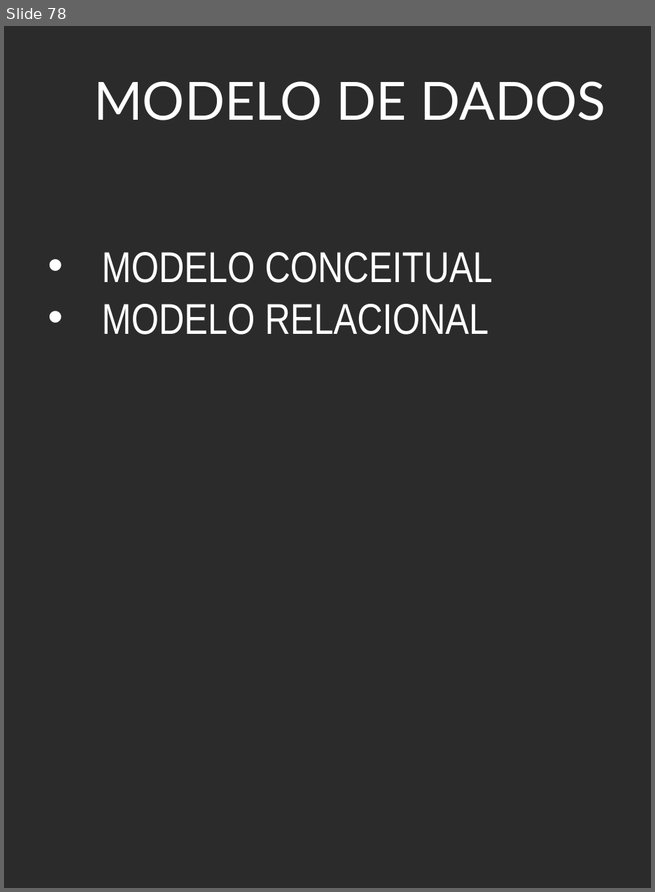
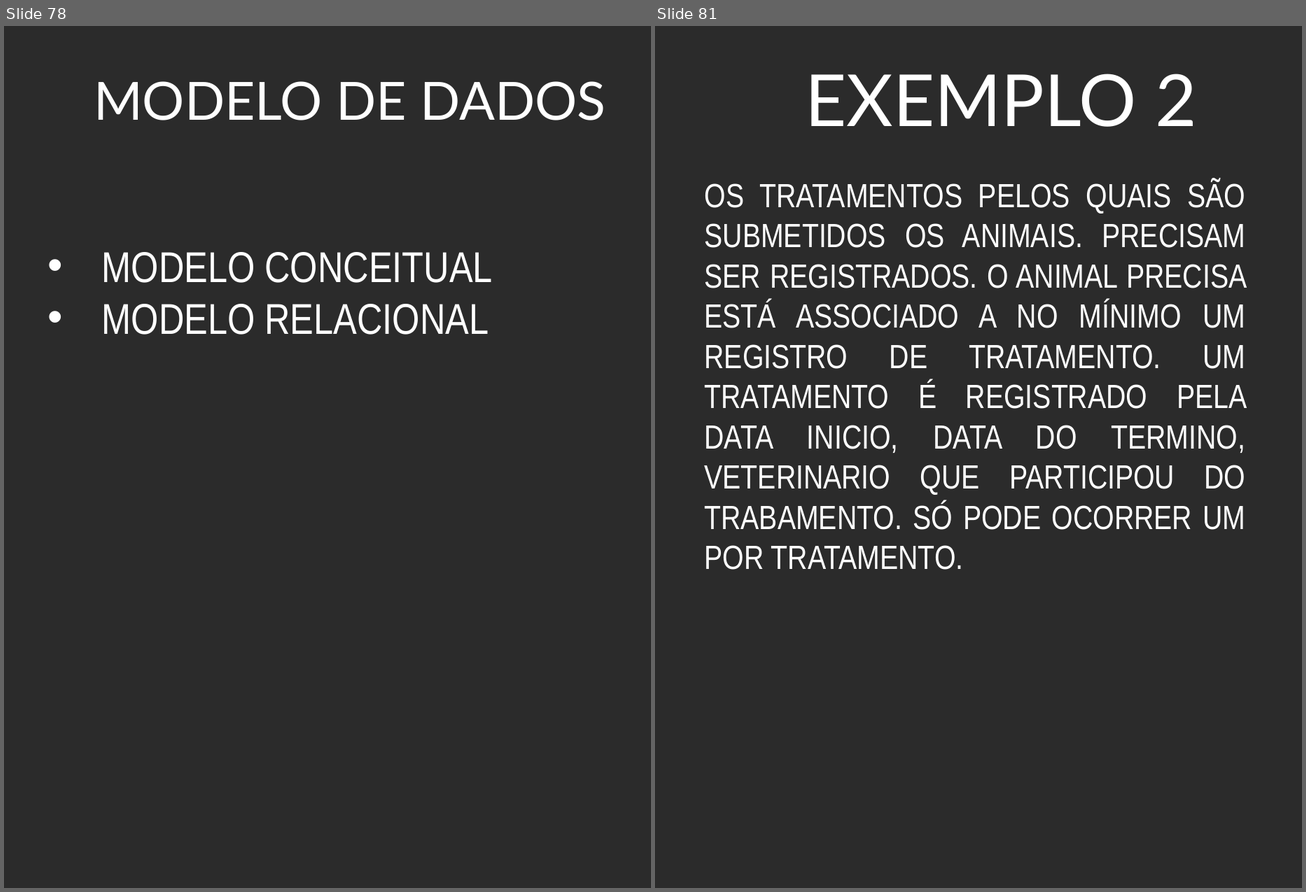
Before and after one commit to adilsonlopesoracle/BancodeDados_Gracas, a slide deck: BANCO DE DADOS_Atualizado.pptx. Shown side by side, each under a label of ours: slide 78 before the commit, slides 78 and 81 after it; the slides between them are not shown. The pictures are 655x892 and 1306x892 pixels, drawn with LibreOffice and Linux fonts; fonts in the diff are those of the drawing; background and template pictures are left out; a plain dark background stands for a picture behind light text. Boxes give left, top, right and bottom in pixels: in the first picture for what was removed or moved away, otherwise in the second. Text is boxed around its words. In the diff, an @@ line names an element or a change of style, - is before the commit and + after.

```diff
--- a/BANCO DE DADOS_Atualizado.pptx
+++ b/BANCO DE DADOS_Atualizado.pptx
@@ slide 81 added at (655, 26, 1302, 888), background picture (left out) @@
@@ title added at (805, 74, 1197, 127), 60 pt, text #FFFFFF @@
+EXEMPLO 2
@@ text added at (705, 180, 1247, 570), 28 pt, text #FFFFFF @@
+OS TRATAMENTOS PELOS QUAIS SÃO SUBMETIDOS OS ANIMAIS. PRECISAM SER REGISTRADOS. O ANIMAL PRECISA ESTÁ ASSOCIADO A NO MÍNIMO UM REGISTRO DE TRATAMENTO. UM TRATAMENTO É REGISTRADO PELA DATA INICIO, DATA DO TERMINO, VETERINARIO QUE PARTICIPOU DO TRABAMENTO. SÓ PODE OCORRER UM POR TRATAMENTO.
```
Also in this commit, not shown: 89 other slides added, 1 slide removed.
